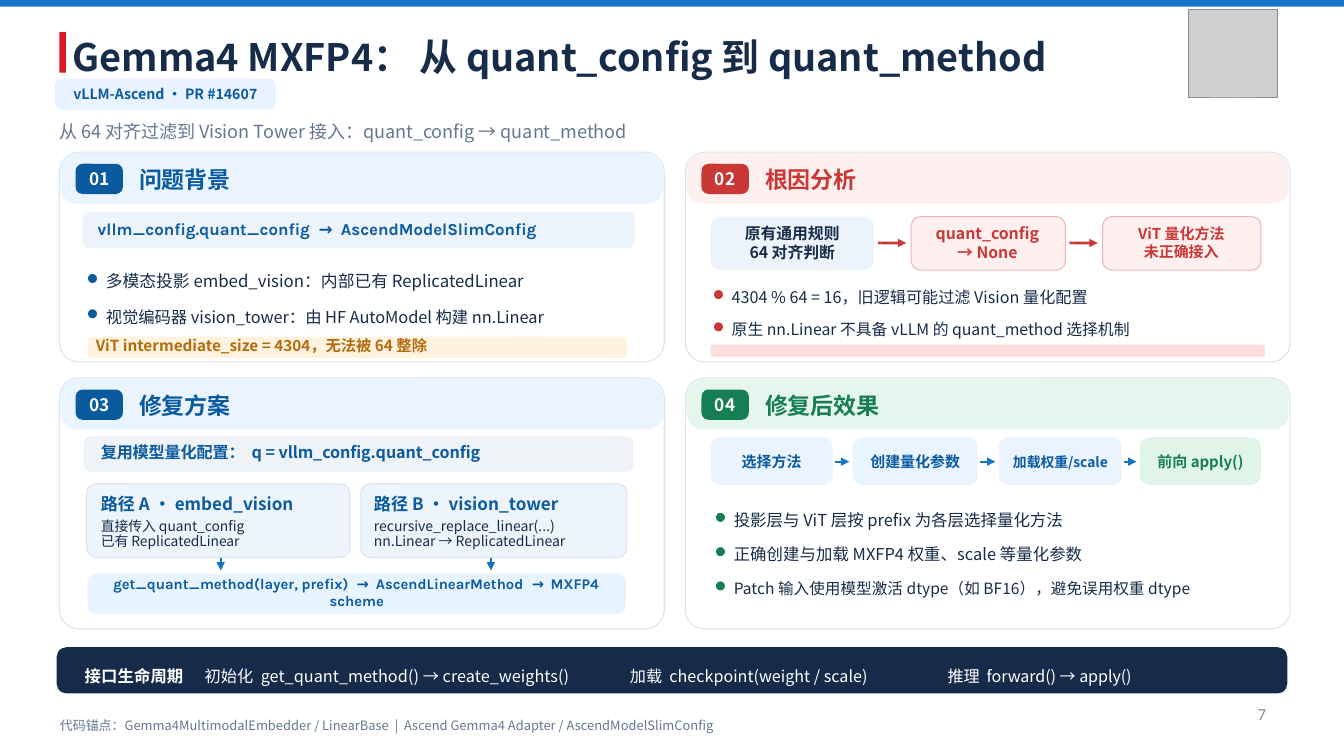
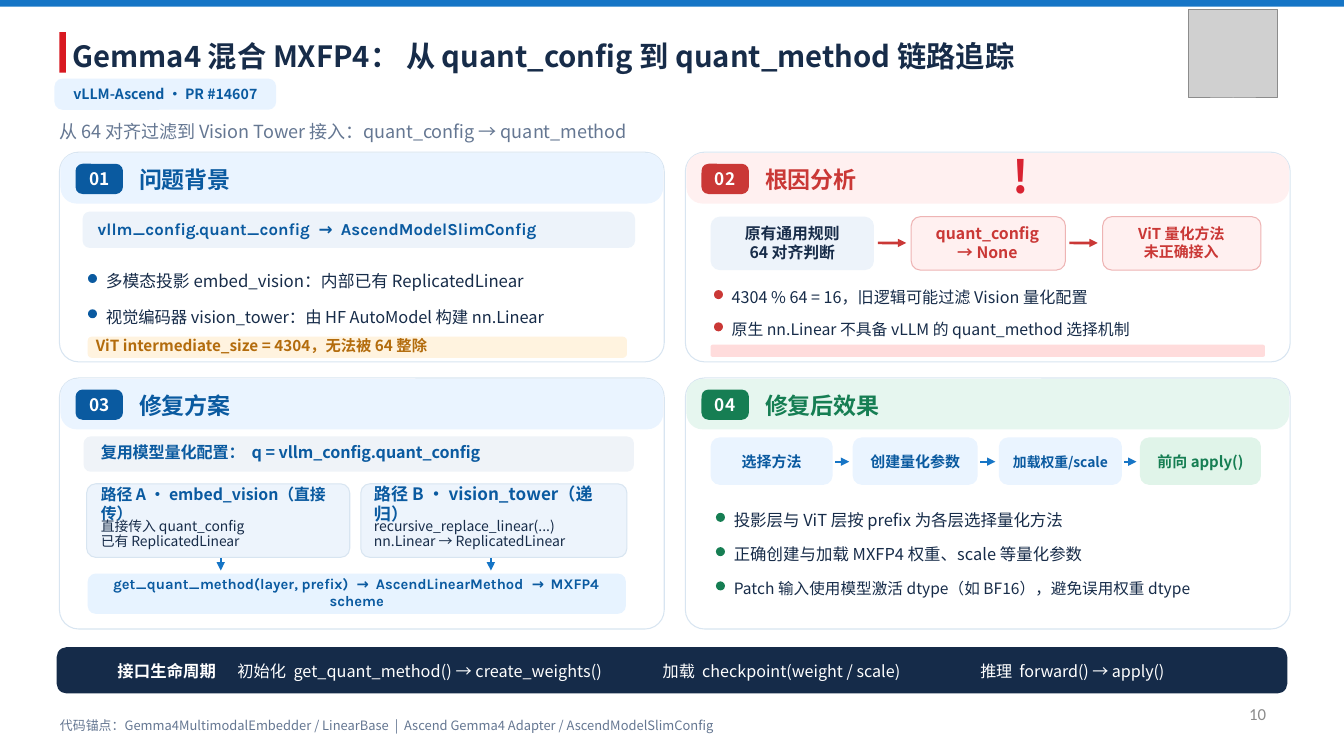
Before and after one commit to yzlbig/Picture-bed, a slide deck: slide 10 of 余志椋介绍 .pptx (slide 7 before the commit). Drawn at 1344x756 pixels with LibreOffice and Linux fonts; fonts in the diff are those of the drawing; grey boxes stand for pictures. Boxes give left, top, right and bottom in pixels: in the first picture for what was removed or moved away, otherwise in the second. Text is boxed around its words. In the diff, an @@ line names an element or a change of style, - is before the commit and + after.

```diff
--- a/余志椋介绍 .pptx
+++ b/余志椋介绍 .pptx
@@ text at box(73, 42, 1014, 74): text changed; size 27 to 20.9 pt @@
-Gemma4 MXFP4： 从 quant_config 到 quant_method
+Gemma4 混合 MXFP4： 从 quant_config 到 quant_method 链路追踪
@@ text added at box(987, 143, 1055, 208), 32 pt, text #D92332, bold @@
+!
@@ text at box(101, 486, 326, 524): text changed; size 12.2 to 11.3 pt @@
-路径 A · embed_vision
+路径 A · embed_vision（直接传）
@@ text at box(374, 485, 593, 526): text changed @@
-路径 B · vision_tower
+路径 B · vision_tower（递归）
@@ text "接口生命周期": place and size @@
-text "接口生命周期" at box(85, 668, 184, 684)
+text "接口生命周期" at box(117, 663, 216, 679)
@@ text "初始化 get_quant_method() → create_weights()": place and size @@
-text "初始化 get_quant_method() → create_weights()" at box(205, 668, 569, 686)
+text "初始化 get_quant_method() → create_weights()" at box(237, 663, 601, 681)
@@ text "加载 checkpoint(weight / scale)": place and size @@
-text "加载 checkpoint(weight / scale)" at box(630, 668, 868, 686)
+text "加载 checkpoint(weight / scale)" at box(663, 663, 901, 681)
@@ text "推理 forward() → apply()": place and size @@
-text "推理 forward() → apply()" at box(948, 668, 1131, 686)
+text "推理 forward() → apply()" at box(980, 663, 1164, 681)
@@ page number at box(1249, 709, 1266, 720): text changed @@
-7
+10
```
Also in this commit, not shown: 13 other slides changed, 7 slides added.
